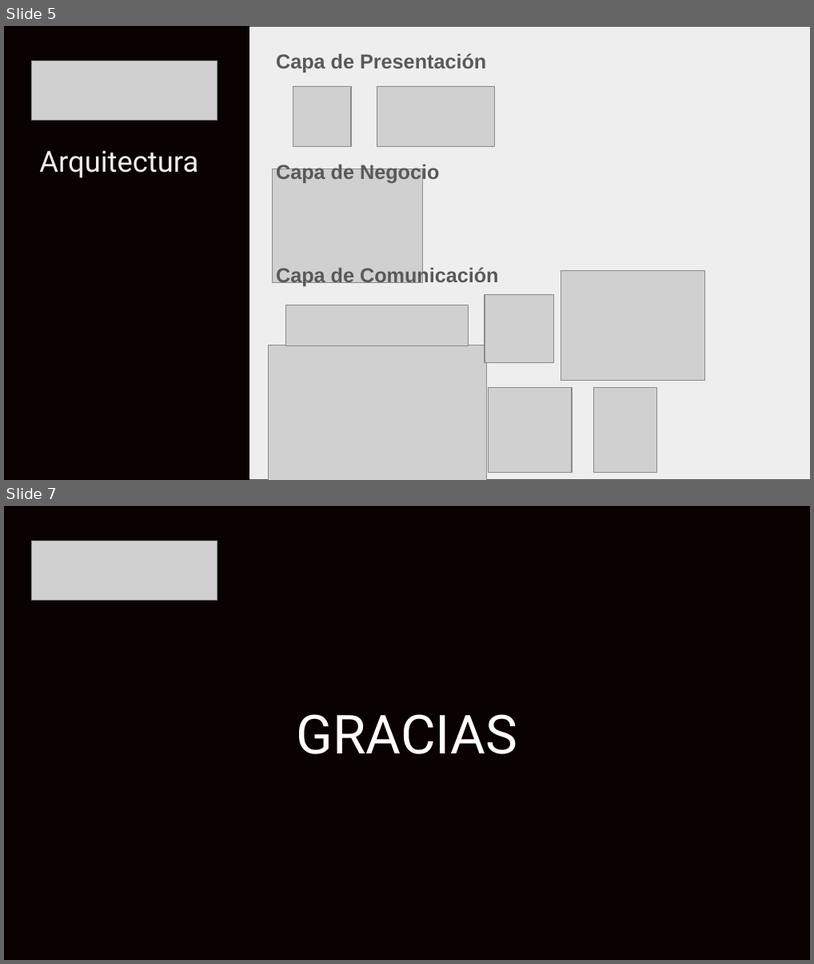
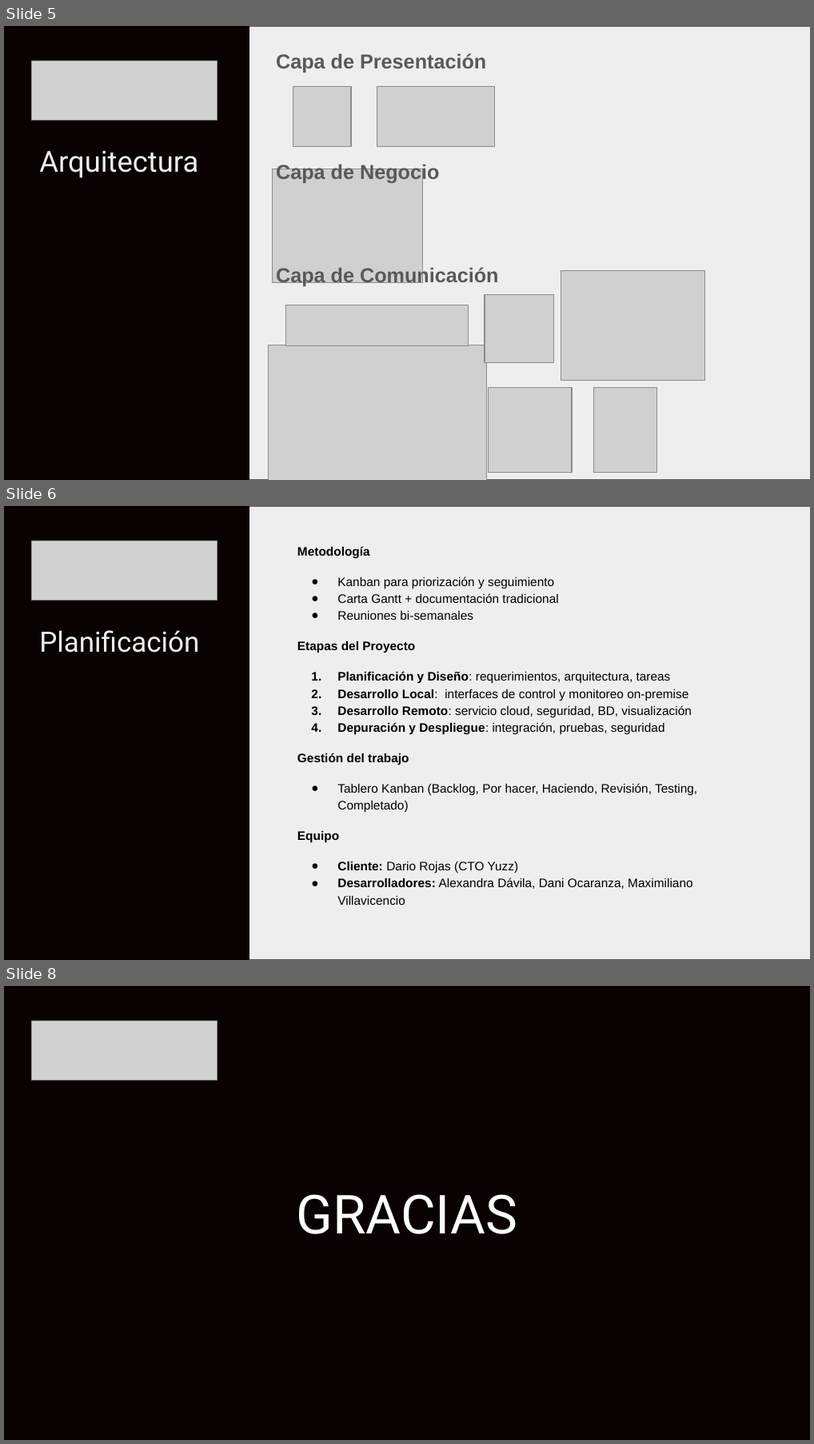
Before and after one commit to Dani-2TB/CAPSTONE-2025-DUOCUC, a slide deck: Documentación/Evidencias/Presentación Proyecto.pptx. Shown one above the other, each under a label of ours: slides 5 and 7 before the commit, slides 5, 6 and 8 after it; the slides between them are not shown. The pictures are 814x964 and 814x1444 pixels, drawn with LibreOffice and Linux fonts; fonts in the diff are those of the drawing; grey boxes stand for pictures. Boxes give left, top, right and bottom in pixels: in the first picture for what was removed or moved away, otherwise in the second. Text is boxed around its words. In the diff, an @@ line names an element or a change of style, - is before the commit and + after.

```diff
--- a/Documentación/Evidencias/Presentación Proyecto.pptx
+++ b/Documentación/Evidencias/Presentación Proyecto.pptx
@@ slide 6 added at [4,506,810,960], background #0A0101 @@
@@ rectangle added at [250,507,810,959], fill #EEEEEE @@
@@ picture added at [31,540,217,600] @@
@@ text added at [298,546,698,904], 11 pt, text #000000 @@
+Metodología
+● Kanban para priorización y seguimiento
+● Carta Gantt + documentación tradicional
+● Reuniones bi-semanales
+Etapas del Proyecto
+1. Planificación y Diseño: requerimientos, arquitectura, tareas
+2. Desarrollo Local: interfaces de control y monitoreo on-premise
+3. Desarrollo Remoto: servicio cloud, seguridad, BD, visualización
+4. Depuración y Despliegue: integración, pruebas, seguridad
+Gestión del trabajo
+● Tablero Kanban (Backlog, Por hacer, Haciendo, Revisión, Testing, Completado)
+Equipo
+● Cliente: Dario Rojas (CTO Yuzz)
+● Desarrolladores: Alexandra Dávila, Dani Ocaranza, Maximiliano Villavicencio
@@ text added at [39,630,199,652], 25 pt, text #EEEEEE @@
+Planificación
@@ what was slide 7 is now slide 8 @@
```
Also in this commit, not shown: 1 slide changed.
